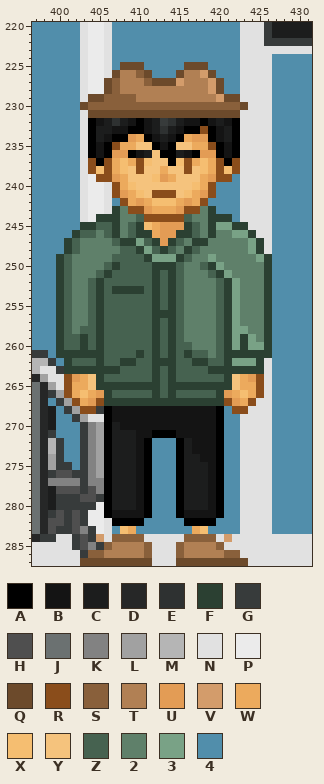
File history of a pixel-art file, Aseprite/Main Background/Airport/Airport(Terminal).aseprite. The picture above is the old version.
512x288 pixels, 1 frame. Colours within 5 levels of each other are drawn and written as one. Shown: x 397..431, y 220..287. The commit also changed other parts of the picture, which this record leaves out.
Palette (. is transparent): A #000000  B #141414  C #1c1d1d  D #262727  E #2e3131  F #2b4032  G #373b3b  H #4f4f4f  J #6b7171  K #828282  L #a1a1a1  M #b5b5b5  N #e1e1e1  P #ebebeb  Q #6c4a2b  R #8a4d1b  S #89603b  T #b18054  U #e39c55  V #d39c6b  W #ecaa5d  X #f5be71  Y #f5c37d  Z #466250  2 #5f806a  3 #79a286  4 #518eab
Pixels before, first column x 397:
220 444444NPPN4444444444444444NNNGCCCCC
221 444444NPPN4444444444444444NNNGCCCCC
222 444444NPPN4444444444444444NNNGGGGGG
223 444444NPPN4444444444444444NNNNNNNNN
224 444444NPPN4444444444444444NNNN44444
225 444444NPPN4QQQ44444QQQ4444NNNN44444
226 444444NPPNQTTSQ444QTTVQ444NNNN44444
227 444444NPPQSTTTSQQQVTTTVQ44NNNN44444
228 444444NPPQSTTTTTTTTTTTVQ44NNNN44444
229 444444NQQSSSSTTTTTTTTTTVQQNNNN44444
230 444444QSSSSSSSSSSSSSSSSSSSQNNN44444
231 444444NQQQQQQQQQQQQQQQQQQQNNNN44444
232 444444NABCECBABCGECBBABCBANNNN44444
233 444444NACCBBAABCECBAARABCANNNN44444
234 444444NACBAAUWABCBAWUUABCANNNN44444
235 444444NABARWWYYABAYYWWRABANNNN44444
236 444444NABAUUABCYAACBAUUABANNNN44444
237 444444NRARWXWRXYYAXRWXWRARNNNN44444
238 444444NRXRWXYRYYWYYRYXWRXRNNNN44444
239 444444NPRRUWYYYXUWYYYWURR4NNNN44444
240 444444NPPNRWXYYYYYYYXWR444NNNN44444
241 444444NPPNRUWXYRRRYXWUR444NNNN44444
242 444444NPPN4RWUWXXXWUWR4444NNNN44444
243 444444NPPNF2RRUWWWURR2F444NNNN44444
244 444444NPFFF22ZRRRRRZ22FFF4NNNN44444
245 444444FFZZF2ZFXWUUUFZ2F33FFNNN44444
246 44444FZZ2ZF2ZFFWUUFFZ2F2233FNN44444
247 4444FZ2222ZFF3ZFUFZ2FF222223FN44444
248 4444FZ22222ZZF3ZFZ2FZ2222223FN44444
249 444FZ22222ZZZZF333FZ223222223F44444
250 444FZ2222ZFZZZZFFFZ22ZF322222F44444
251 444FZ222ZFZZZZZFZFZ222ZF32222F44444
252 444FZ22ZFZZZZZZFZFZ2222ZF3222F44444
253 444FZ22ZFZFFFFZFZFZ2222ZF3222F44444
254 444FZ22ZFZZZZZZFZFZ2222ZF3222F44444
255 444FZ22ZFZZZZZZFZFZ2222ZF3222F44444
256 444FZ22ZFZZZZZZFFFZ2222ZF3222F44444
257 444FZ22ZFZZZZZZFZFZ2222ZF3222F44444
258 444FZ2ZZFZZZZZZFZFZ2222ZF3322F44444
259 444FZZFZFZZZZZZFZFZ2222ZF3F32F44444
260 444FZZFZFZZZZZZFZFZZ222ZF3F33F44444
261 GG4FFFFFFZZZZFZFZFZFZZ2ZFFFFFF44444
262 MMG4FZZZFZZFFZZFFFZZFFZZF333FN44444
263 MNNGFFFFFFFZZZZFZFZZZZFFFFFFFN44444
264 DLNNRUWYFZZZZZZFZFZZZZZZFYWURN44444
265 JDLNRWWYFFFFFFFFZFFFFFFFFYWWRN44444
266 JDGLRWXWUFZZZZZFZFZZZZZFUWXWRN44444
267 JD4GLRWURFFFFFFFFFFFFFFFRUWRNN44444
268 JDC4GLRRGABBBBBBBBBBBBBA4RRNNN44444
269 JDC44GLNNABBBBBBBBBBBBBA44NNNN44444
270 JDC444GKLACBBBBBBBBBBBBA44NNNN44444
271 JDG444GKLACCCBBAAABBBBBA44NNNN44444
272 JDMG44GKLACCCBA444ACBBBA44NNNN44444
273 JDMG44GKLACCCBA444ACBBBA44NNNN44444
274 JDLG44GKLACCCBA444ACCBBA44NNNN44444
275 JDLGG4GKLACCCBA444ACCCBA44NNNN44444
276 JDGHHGGKLACCCBA444ACCCBA44NNNN44444
277 JDKKKKGKKACCCBA444ACCCBA44NNNN44444
278 JDCHHHGHKACCCBA444ACCCBA44NNNN44444
279 JDCGGGHHGACCCBA444ACCCBA44NNNN44444
280 JDCGGGGGPACCCBA444ACCCBA44NNNN44444
281 JDGHGHGPPABBBBA444ABBBBA44NNNN44444
282 JDHHGHGPPNAAAA44444AAAA444NNNN44444
283 JDHGGHKGPN4XW4444444WX4444NNNN44444
284 DGGNNGHGVNSSSSNNNNNSSSSNVNNNNNNNNNN
285 NNNNNGHKGSTTTTSNNNSTTTTSNNNNNNNNNNN
286 NNNNNNGSSTTTTTSNNNSTTTTTSSNNNNNNNNN
287 NNNNNNQQQQQQQQQNNNQQQQQQQQQNNNNNNNN
After the commit:
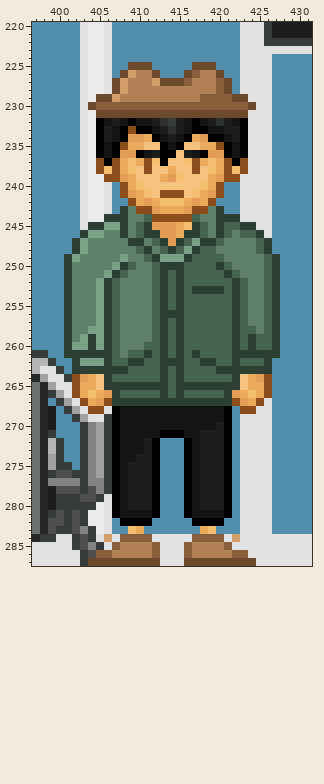
The edit:
Changed rows in their new state; - is an unchanged pixel.
Layer "GreenCoatMan":
first column x 400:
225 --------4--Q----4--Q--------
226 -------4QVTTQ--4QSTTQ-------
227 ------NQV--TV--QS--TSQ------
228 ------NQV----------TSQ------
229 ----P-QVTT--------SSSS-Q----
230 ---NQ------------------SQ---
231 ----P------------------Q----
232 ----PABCBAB--EG--ABCECBA----
233 ----PA--AR-ABCECB-AB--CA----
234 ----PACB--UWABCBAW--ABCA----
235 ----PABAR-W-YABA-Y-WRABA----
236 ----PABA-UABC--YCBA-UABA----
237 ----PRARWXWRXAYYXRWXWRAR----
238 ----PRXRWXYR-YW-YRYXWRXR----
239 -----P-RUW--YWUX--YWU-R-----
240 -------4RWX------YXWR-------
241 -------4RUWXY--RYXWUR-------
242 --------4RWUW--XWUWR--------
243 -------4F2-RU--WU-R2F-------
244 -----P--F-2Z----RZ-2--F-----
245 ---N-F33F2ZFU--WXFZ2FZZ-F---
246 --4F3322F2Z-F--W-FZ2FZ2ZZF--
247 -4F3---22-F2ZFUFZ3-FZ---2ZF-
248 -4F3----22ZF2ZFZ3FZZ----2ZF-
249 4F3----2322ZF--3FZZZZ----2ZF
250 4F----23F-22Z--FZZ-ZFZ----ZF
251 4F---23F-222ZFZFZZZ-ZFZ---ZF
252 4F--23F-2222ZFZFZZZZ-ZFZ--ZF
253 4F--23FZ2222ZFZFZFFFFZFZ--ZF
254 4F--23F-2222ZFZFZZZZ-ZFZ--ZF
255 4F--23F-2222ZFZFZZZZ-ZFZ--ZF
256 4F--23F-2222Z--FZZZZ-ZFZ--ZF
257 4F--23F-2222ZFZFZZZZ-ZFZ--ZF
258 4F-233F-2222ZFZFZZZZ-ZFZZ-ZF
259 4F23F3F-2222ZFZFZZZZ-ZFZFZZF
260 4F33F3F-222-ZFZF-ZZZ-ZFZFZZF
261 4-----F-2-ZFZFZFZF-Z-Z-----F
262 -4F333F-Z-F-Z--F-Z-F-ZFZZZF-
263 -4------F---ZFZF---Z------F-
264 -GRUWYF-----ZFZF-----ZFYWUR-
265 -NR-WY-------FZ-------FY-WR-
266 -NRWXWUF----ZFZF----ZFUWXWR-
267 --NRWUR--------------FRUWR--
268 ---N-RNA------------BA4-R---
269 ------GA------------BA------
270 ------GA------------CA------
271 ------GABB--B--A--CCCA------
272 ------GABB-CA--4A-CCCA------
273 ------GABB-CA--4A-CCCA------
274 ------GABBCCA--4ABCCCA------
275 ------GAB-CCA--4AB-CCA------
276 ------GAB-CCA--4AB-CCA------
277 ------GAB-CCA--4AB-CCA------
278 ------GAB-CCA--4AB-CCA------
279 ------NAB-CCA--4AB-CCA------
280 ------NAB-CCA--4AB-CCA------
281 ------NA---BA--4A---BA------
282 -------4---A----4---A-------
283 --------4XW------4WX--------
284 -----NVN---S----N---SNV-----
285 ------NS---TS--NS---TS------
286 ----H-S----TS--NS----T-S----
287 ---G--------Q--N--------Q---
Boxes around the changes in both pictures, in picture pixels (x1, y1, x2, y2):
changed: (56, 62, 280, 566)
